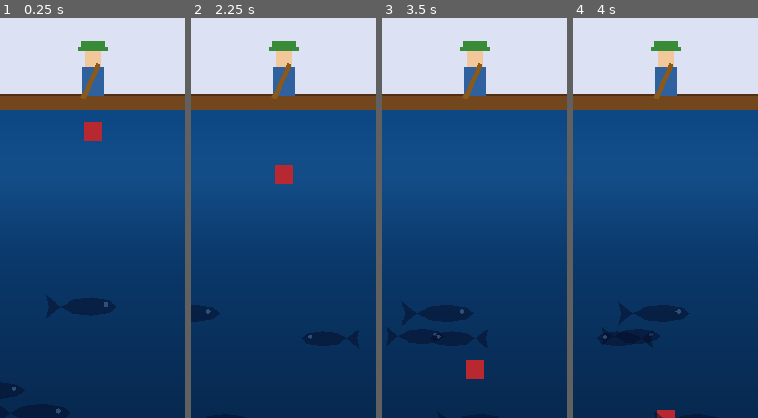
Above: before the commit, frames 1-4 (left to right).
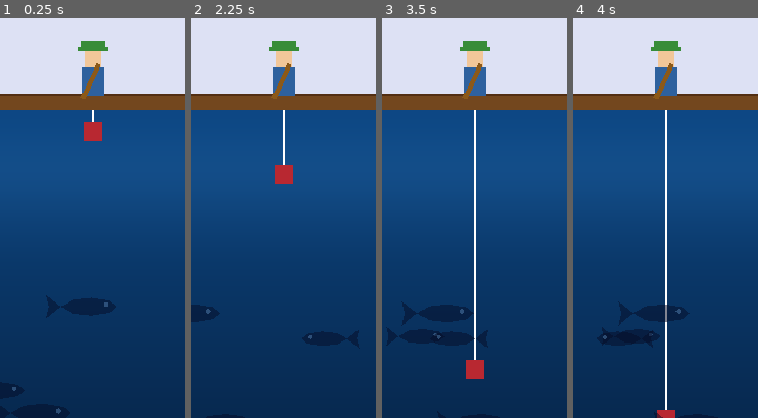
Above: after the commit, the same moments.

Repository: MarcelFedorV/Semester-IV-SensorProject
Game: Godot game, scene res://scenes/main.tscn
The game is run twice, just before and just after one commit, with the same random seed, the same clock (stepped at 60 frames per second) and the same inputs.
Inputs (mouse positions are % of the whole screen's width and height, from its top left):
- Up to frame 1 (0.25 s): no input
- Up to frame 2 (2.25 s): click "Collection" at 0.5 s; click "← Back" at 1.25 s; move the mouse to (72, 45) at 2.02 s; hold Right (ui_right) from 2.03 s (still down); click (72, 45) at 2.17 s
- Up to frame 3 (3.5 s): move the mouse to (30, 55) at 2.77 s; release Right (ui_right) at 2.78 s; hold Down (ui_down) from 2.78 s (still down)
- Up to frame 4 (4 s): move the mouse to (60, 28) at 3.52 s; release Down (ui_down) at 3.53 s; hold Right (ui_right) from 3.53 s (still down)
The pictures show only the part of the screen within x 25-75%, y 14-64%; the shares and areas given below are measured in that part.

The runs differ from the first frame. In frame 1, less than 0.1% of the frame differs, in the area x 49-51%, y 23-26%; in frame 2, 0.1%; in frame 3, 0.7%; in frame 4, 0.8%, in the area x 49-51%, y 23-98%.

Commit message:
small fix

Diff:
--- a/new-game-project/scenes/main.tscn
+++ b/new-game-project/scenes/main.tscn
@@ -35,8 +35,7 @@
 color = Color(0.16047382, 0.19730252, 0.7650473, 1)
 
 [node name="Line" type="Line2D" parent="." unique_id=1364468247]
-position = Vector2(362, 210)
-points = PackedVector2Array(195, 100, 195, 300)
+points = PackedVector2Array(195, 100, 195, 100)
 width = 2.0
 
 [node name="Bobber" type="ColorRect" parent="." unique_id=264317558]
